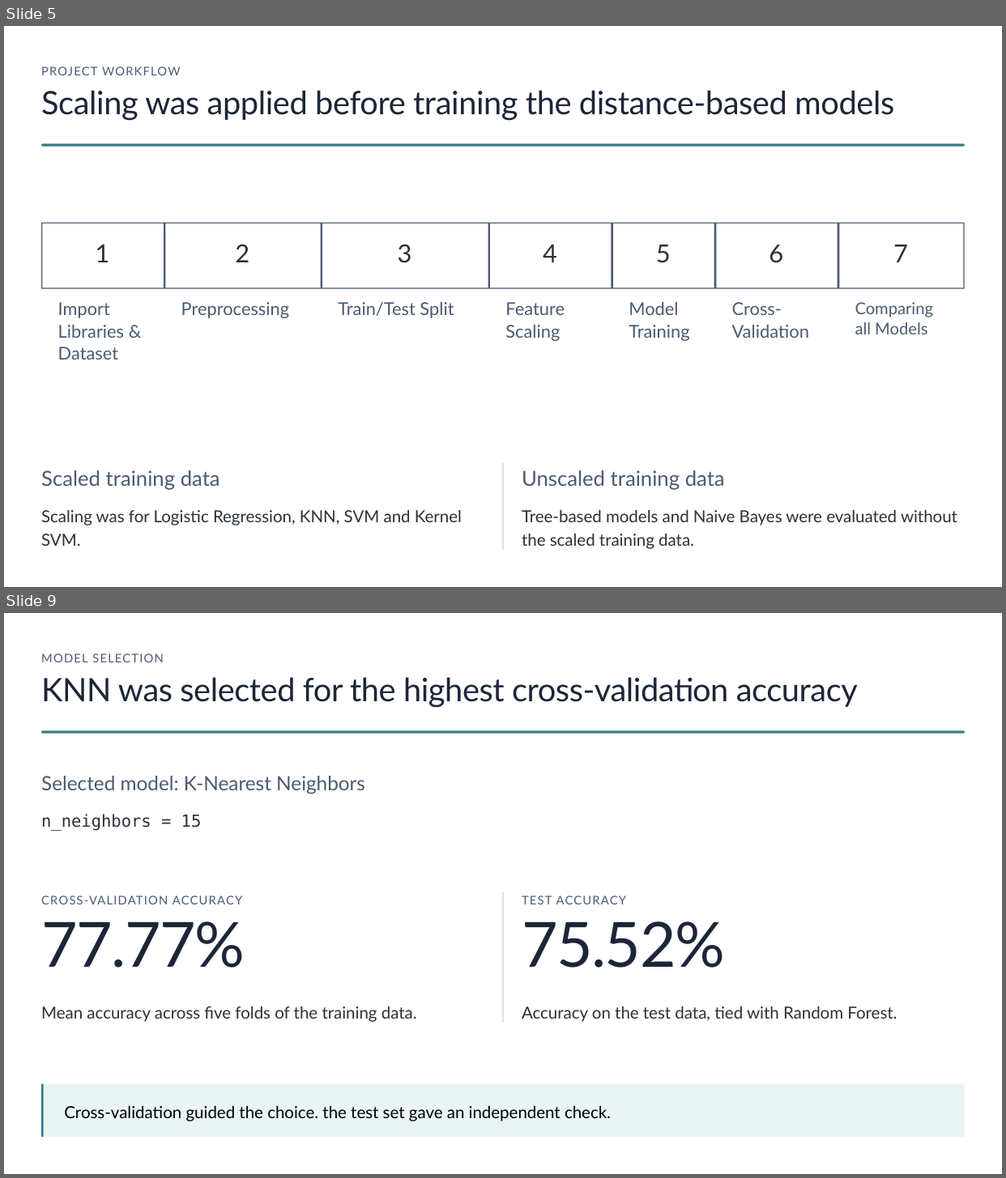
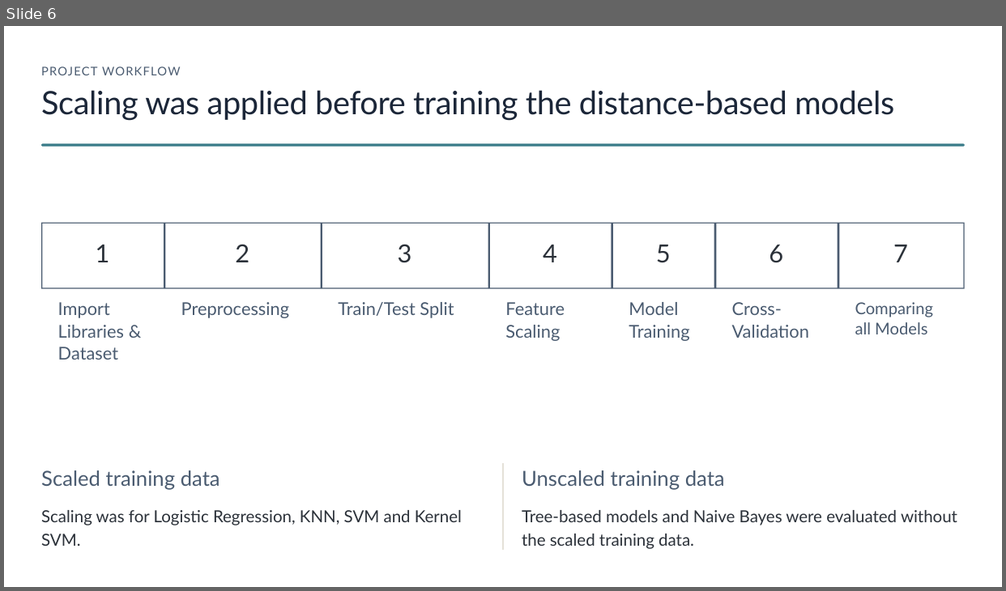
Before and after one commit to HazemWaelll/Diabetes-Prediction, a slide deck: Diabetes-Prediction.pptx. Shown one above the other, each under a label of ours: slides 5 and 9 before the commit, slide 6 after it; the slides between them are not shown. The pictures are 1006x1178 and 1006x591 pixels, drawn with LibreOffice and Linux fonts; fonts in the diff are those of the drawing; background and template pictures are left out. Boxes give left, top, right and bottom in pixels: in the first picture for what was removed or moved away, otherwise in the second. Text is boxed around its words. In the diff, an @@ line names an element or a change of style, - is before the commit and + after.

```diff
--- a/Diabetes-Prediction.pptx
+++ b/Diabetes-Prediction.pptx
@@ slide 9 removed at box(4, 613, 1002, 1174), background #FFFFFF @@
@@ text removed at box(41, 653, 164, 662) @@
-MODEL SELECTION
@@ text removed at box(41, 677, 858, 708) @@
-KNN was selected for the highest cross-validation accuracy
@@ rounded rectangle removed at box(41, 730, 965, 733) @@
@@ text removed at box(41, 776, 365, 794) @@
-Selected model: K-Nearest Neighbors
@@ text removed at box(41, 814, 202, 831) @@
-n_neighbors = 15
@@ text removed at box(41, 896, 242, 905) @@
-CROSS-VALIDATION ACCURACY
@@ rectangle removed at box(503, 893, 503, 1023) @@
@@ text removed at box(522, 896, 626, 905) @@
-TEST ACCURACY
@@ text removed at box(41, 922, 245, 968) @@
-77.77%
@@ text removed at box(522, 922, 725, 968) @@
-75.52%
@@ text removed at box(41, 1007, 417, 1022) @@
-Mean accuracy across five folds of the training data.
@@ text removed at box(522, 1007, 897, 1022) @@
-Accuracy on the test data, tied with Random Forest.
@@ rectangle removed at box(41, 1084, 965, 1137) @@
@@ rectangle removed at box(41, 1084, 44, 1137) @@
@@ text removed at box(64, 1106, 611, 1122) @@
-Cross-validation guided the choice. the test set gave an independent check.
@@ rectangle removed at box(903, 1141, 1002, 1174) @@
@@ what was slide 5 is now slide 6 @@
```
Also in this commit, not shown: 3 slides changed, 3 slides added, 5 other slides removed.
